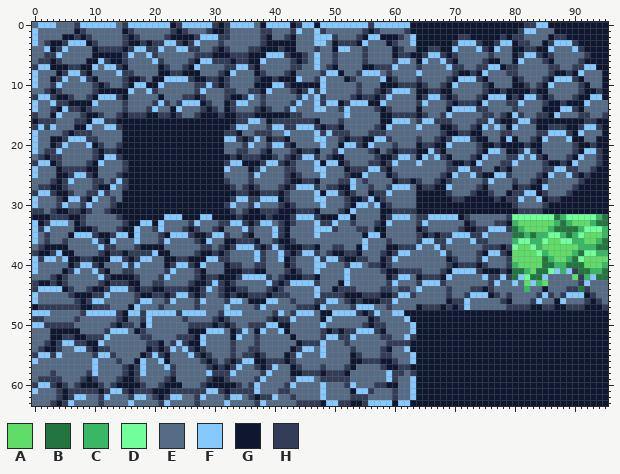
Pixel-art file: Assets/Art/Tilesets/Cave/CaveRocks.ase. The picture above was drawn from the file before the commit.
96x64 pixels, 1 frame.
Palette (. is transparent): A #60dd68  B #22753f  C #38b764  D #71ff9c  E #566c86  F #86c9ff  G #0f1730  H #333c57
After the commit:
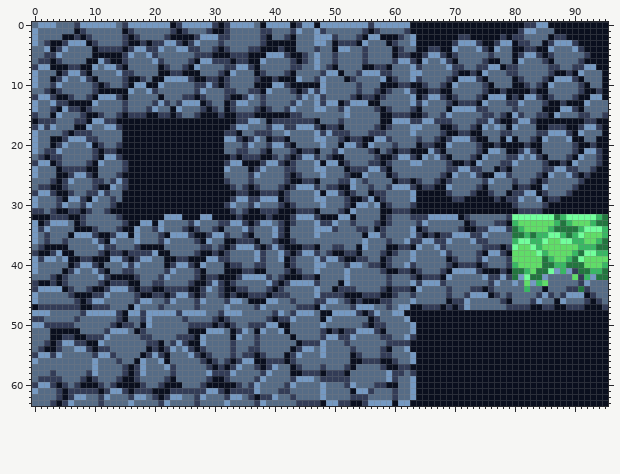
The edit:
Colour F changes from #86c9ff to #7599c2.
Colour G changes from #0f1730 to #0a0f1e.
Colour F becomes colour E in row 7 at x 60; in row 11 at x 60 to 61; in row 12 at x 59; in row 13 at x 58; in row 23 at x 60; in row 28 at x 59.
Colour F becomes colour E in row 32 at x 60 to 62; in row 38 at x 61 to 62; in row 39 at x 60; in row 42 at x 61 to 62; in row 43 at x 60; in row 45 at x 61 to 62.
Colour F becomes colour E in row 46 at x 60.
Colour H becomes colour E in row 42 at x 60.
Colour E becomes colour F in rows 7 to 9 at x 63; in rows 12 to 13 at x 63; in rows 17 to 18 at x 63; in row 23 at x 63; in rows 28 to 29 at x 63; in rows 34 to 35 at x 63.
Colour E becomes colour F in row 36 at x 62; in rows 38 to 39 at x 63; in row 40 at x 62; in row 43 at x 63; in row 46 at x 63; in row 47 at x 61 to 62.
Colour E becomes colour G in row 44 at x 63; in row 47 at x 63.
Colour H becomes colour G in row 7 at x 59; in row 10 at x 63; in row 15 at x 63; in row 21 at x 63; in row 31 at x 63; in row 37 at x 63.
Colour H becomes colour G in row 41 at x 63; in row 44 at x 59.
Colour E becomes colour H in row 6 at x 63; in row 8 at x 58; in row 11 at x 63; in row 14 at x 63; in row 16 at x 63; in row 22 at x 63.
Colour E becomes colour H in row 27 at x 63; in row 30 at x 63; in row 32 at x 63; in row 36 at x 63; in row 40 at x 63; in row 42 at x 63.
Colour E becomes colour H in row 44 at x 60.
Colour F becomes colour H in row 17 at x 59; in row 33 at x 59.
Colour G becomes colour H in rows 34 to 35 at x 58; in row 42 at x 59.
Where, in picture pixels (left, top, right, bottom), the same in both pictures:
changed: (32, 22, 608, 406)
